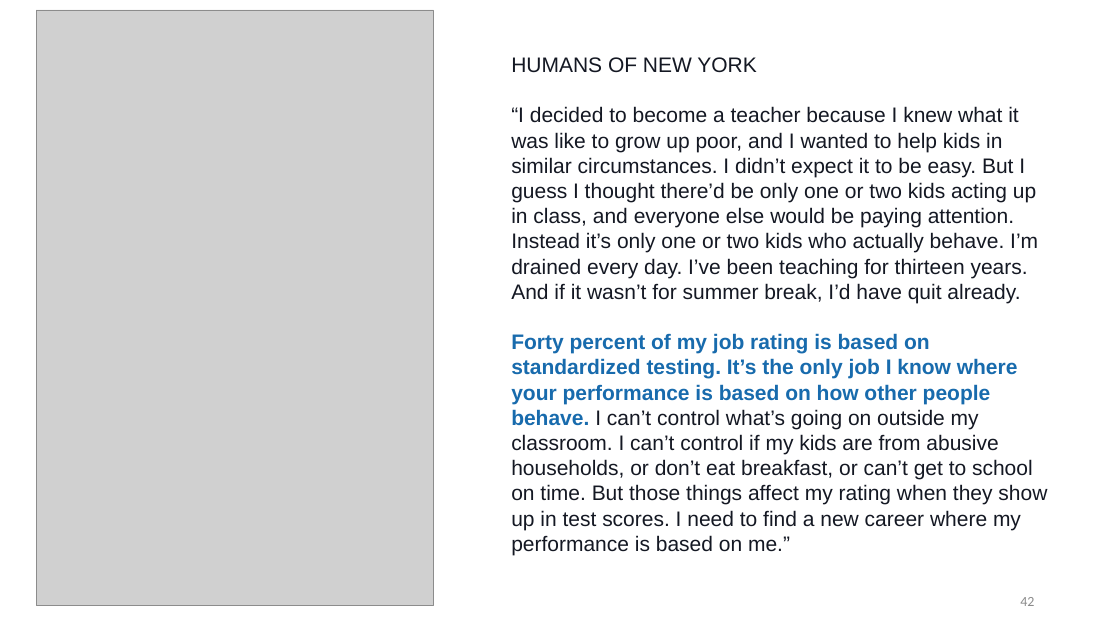
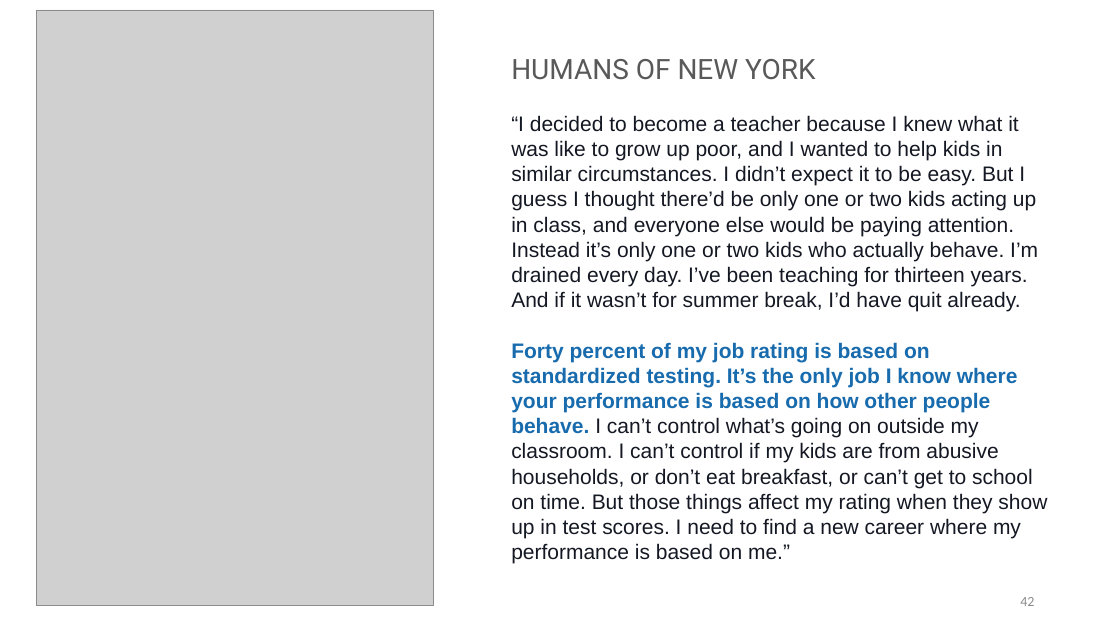
Before and after one commit to DS4PS/cpp-529-master, a slide deck: slide 42 of lectures/p-01-measurement.pptx. Drawn at 1120x630 pixels with LibreOffice and Linux fonts; fonts in the diff are those of the drawing; grey boxes stand for pictures. Boxes give left, top, right and bottom in pixels: in the first picture for what was removed or moved away, otherwise in the second. Text is boxed around its words. In the diff, an @@ line names an element or a change of style, - is before the commit and + after.

```diff
--- a/lectures/p-01-measurement.pptx
+++ b/lectures/p-01-measurement.pptx
@@ text at [511,59,816,80]: size 18 to 24 pt, font Arial to Roboto, text colour #141823 to #595959 in "HUMANS OF NEW YORK" @@
```
Also in this commit, not shown: 5 other slides changed, 1 slide added, 1 slide removed, 2 other files.
